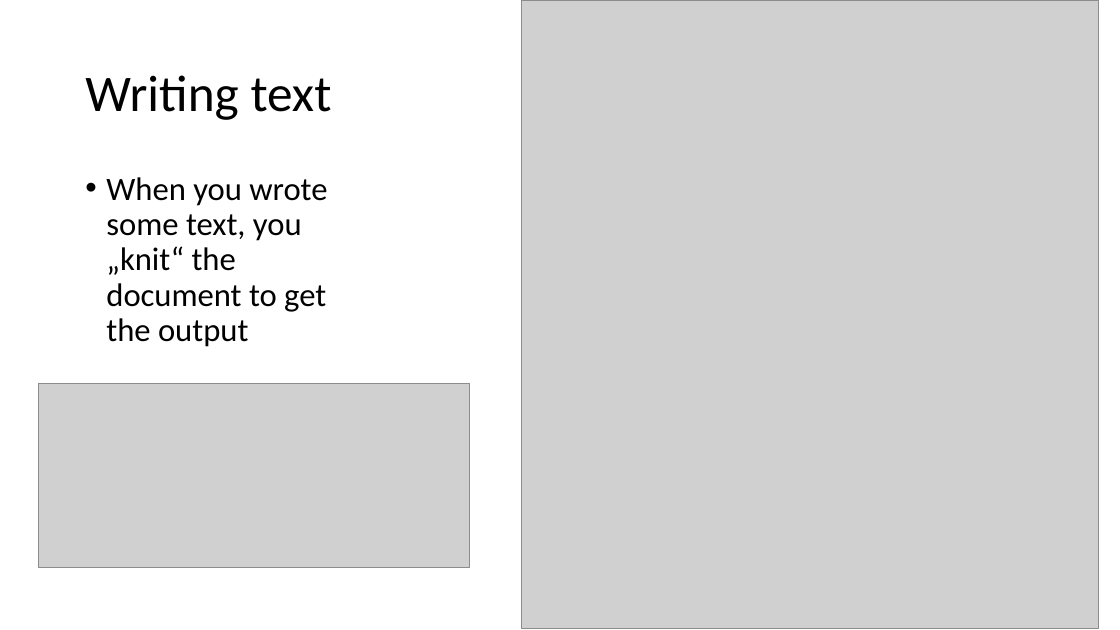
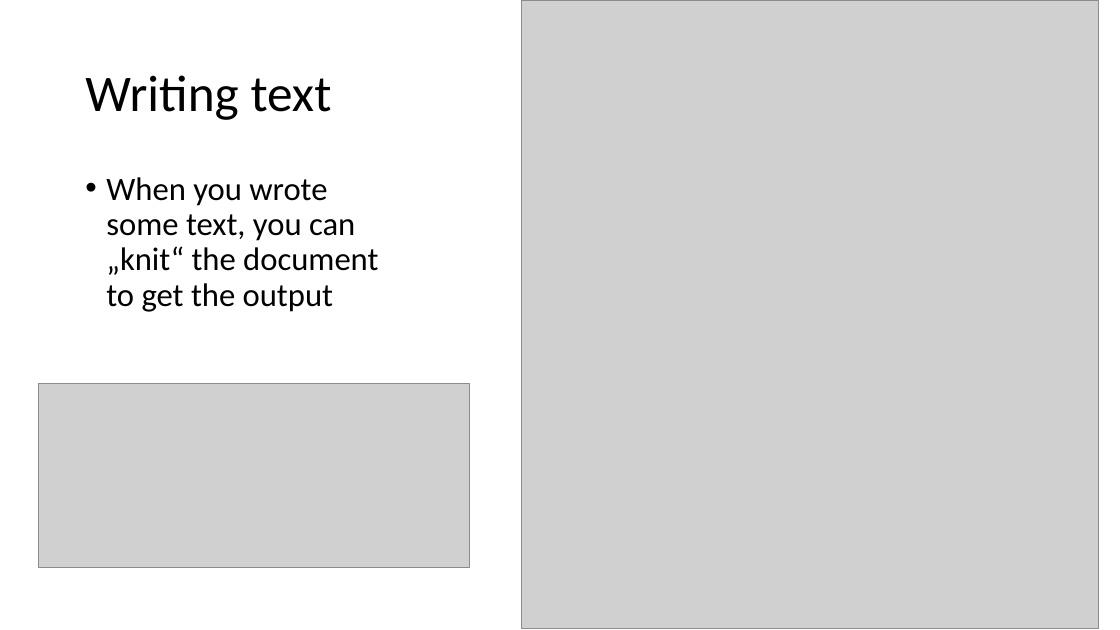
Before and after one commit to helenahartmann/git_intro, a slide deck: slide 6 of SBL_repro_workshop.pptx. Drawn at 1120x630 pixels with LibreOffice and Linux fonts; fonts in the diff are those of the drawing; grey boxes stand for pictures. Boxes give left, top, right and bottom in pixels: in the first picture for what was removed or moved away, otherwise in the second. Text is boxed around its words. In the diff, an @@ line names an element or a change of style, - is before the commit and + after.

```diff
--- a/SBL_repro_workshop.pptx
+++ b/SBL_repro_workshop.pptx
@@ text at (106,177,378,312): text changed @@
-• When you wrote some text, you „knit“ the document to get the output
+• When you wrote some text, you can „knit“ the document to get the output
```
Also in this commit, not shown: 2 other slides changed, 1 slide removed, 3 other files.
